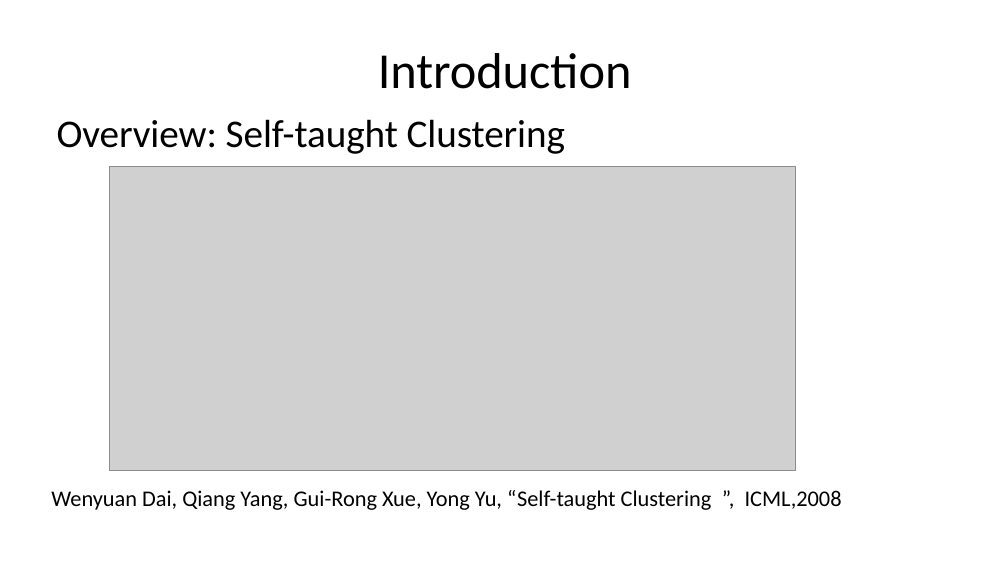
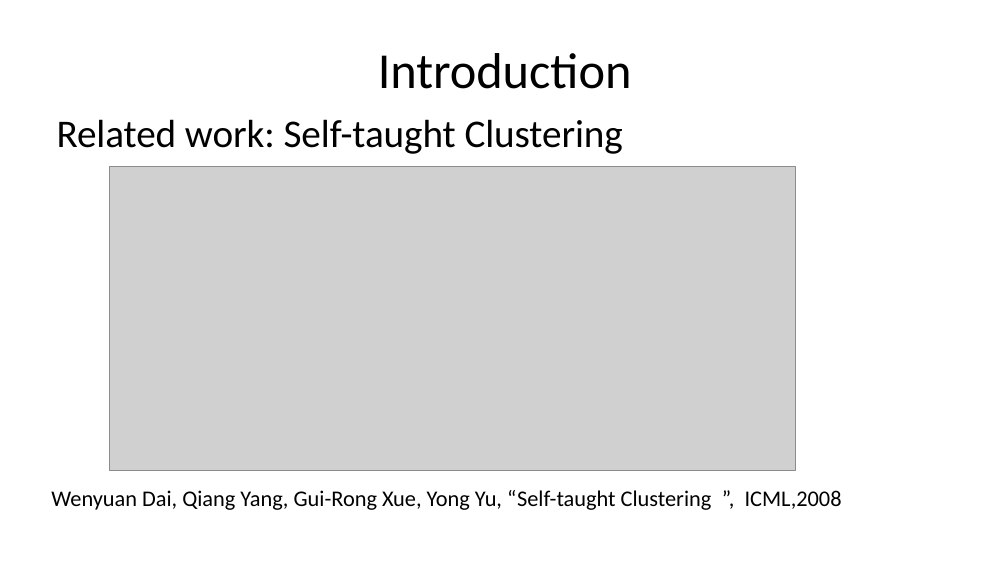
Before and after one commit to CMWENLIU/fast_tensor, a slide deck: slide 17 of efs/Artificial neural network based Self-taught leaning on text mining.pptx (slide 15 before the commit). Drawn at 1008x567 pixels with LibreOffice and Linux fonts; fonts in the diff are those of the drawing; grey boxes stand for pictures. Boxes give left, top, right and bottom in pixels: in the first picture for what was removed or moved away, otherwise in the second. Text is boxed around its words. In the diff, an @@ line names an element or a change of style, - is before the commit and + after.

```diff
--- a/efs/Artificial neural network based Self-taught leaning on text mining.pptx
+++ b/efs/Artificial neural network based Self-taught leaning on text mining.pptx
@@ text at <box>57,119,623,154</box>: text changed @@
-Overview: Self-taught Clustering
+Related work: Self-taught Clustering
```
Also in this commit, not shown: 22 other slides changed, 41 slides added, 39 slides removed, 1 other file.
